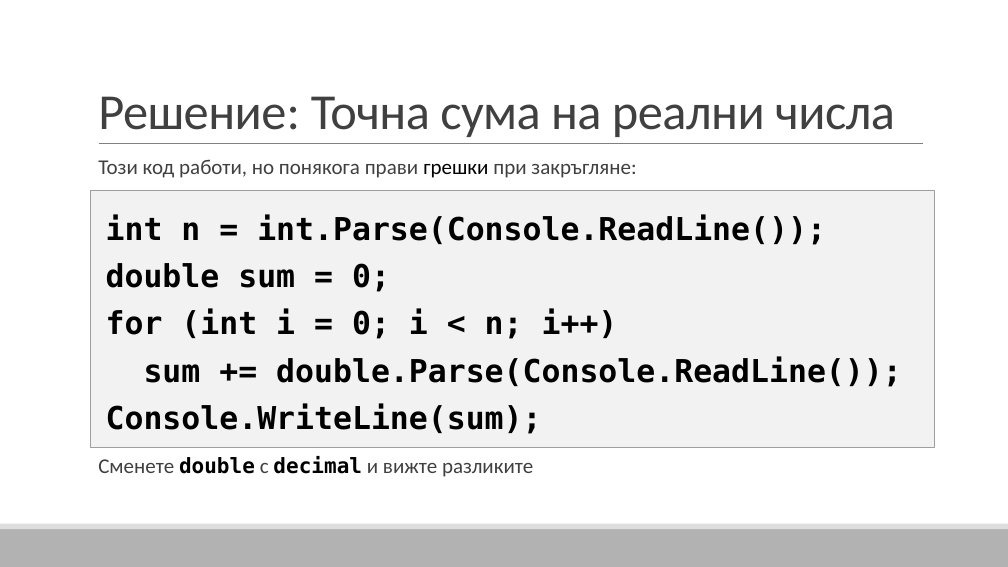
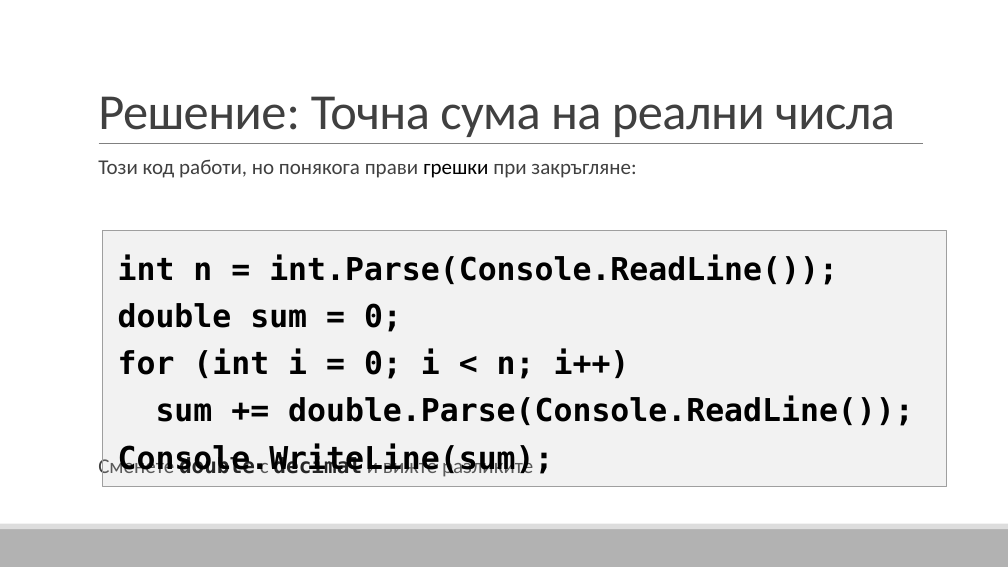
Before and after one commit to it-career2017-18/Config, a slide deck: slide 22 of Типове_данни_и_променливи/Типове_данни_и_променливи.pptx. Drawn at 1008x567 pixels with LibreOffice and Linux fonts; fonts in the diff are those of the drawing. Boxes give left, top, right and bottom in pixels: in the first picture for what was removed or moved away, otherwise in the second. Text is boxed around its words. In the diff, an @@ line names an element or a change of style, - is before the commit and + after.

```diff
--- a/Типове_данни_и_променливи/Типове_данни_и_променливи.pptx
+++ b/Типове_данни_и_променливи/Типове_данни_и_променливи.pptx
@@ rectangle "int n = int.Parse(Console.ReadLine());": place and size @@
-rectangle "int n = int.Parse(Console.ReadLine());" at [91,191,935,447]
+rectangle "int n = int.Parse(Console.ReadLine());" at [103,231,948,487]
```
Also in this commit, not shown: 1 other slide changed, 11 other files.
